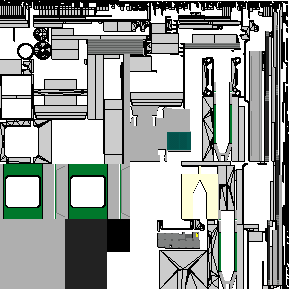
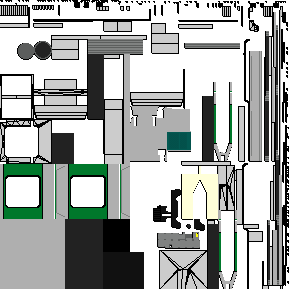
Layer changes from the first 289 × 289 image to the second:
added layer "Wheels" above "Solid Colors" over left=18, top=41, right=205, bottom=230
painted on "Solid Colors" over left=52, top=54, right=219, bottom=289
painted on "Dropped Buffer" over left=0, top=0, right=289, bottom=289
